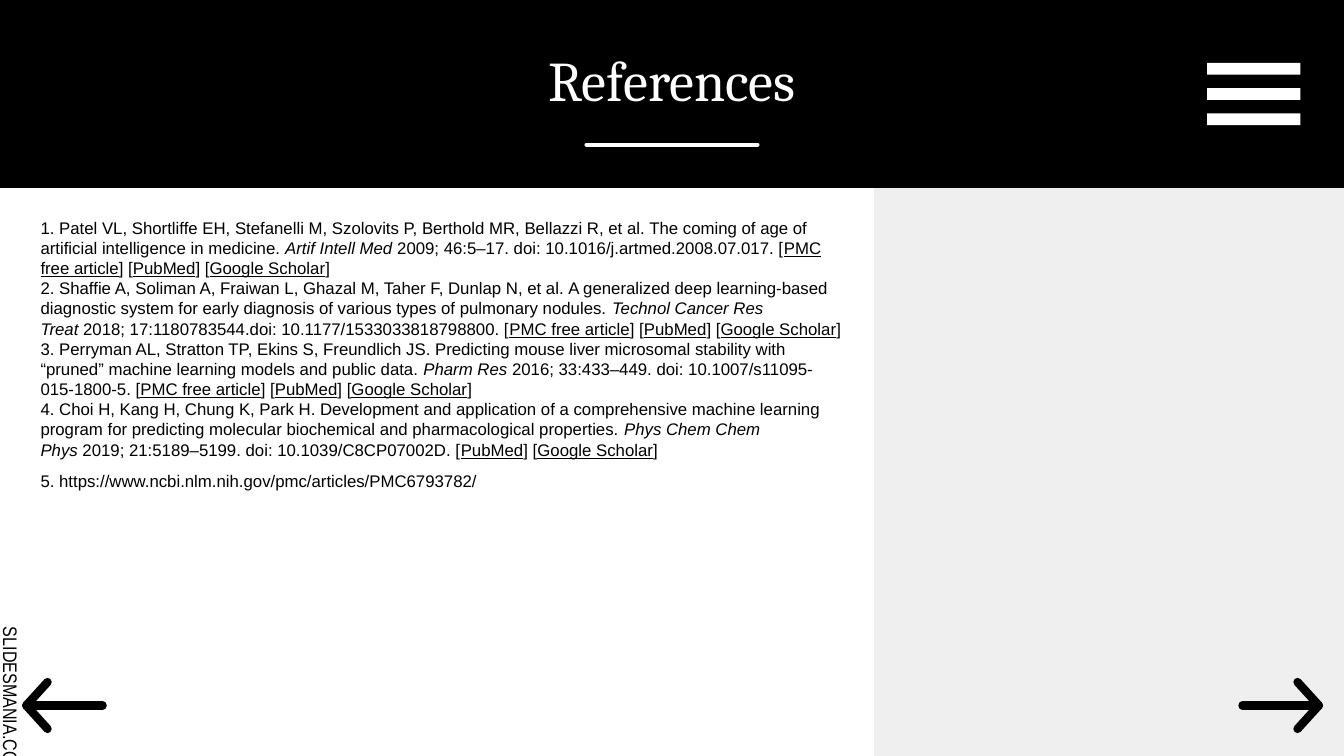
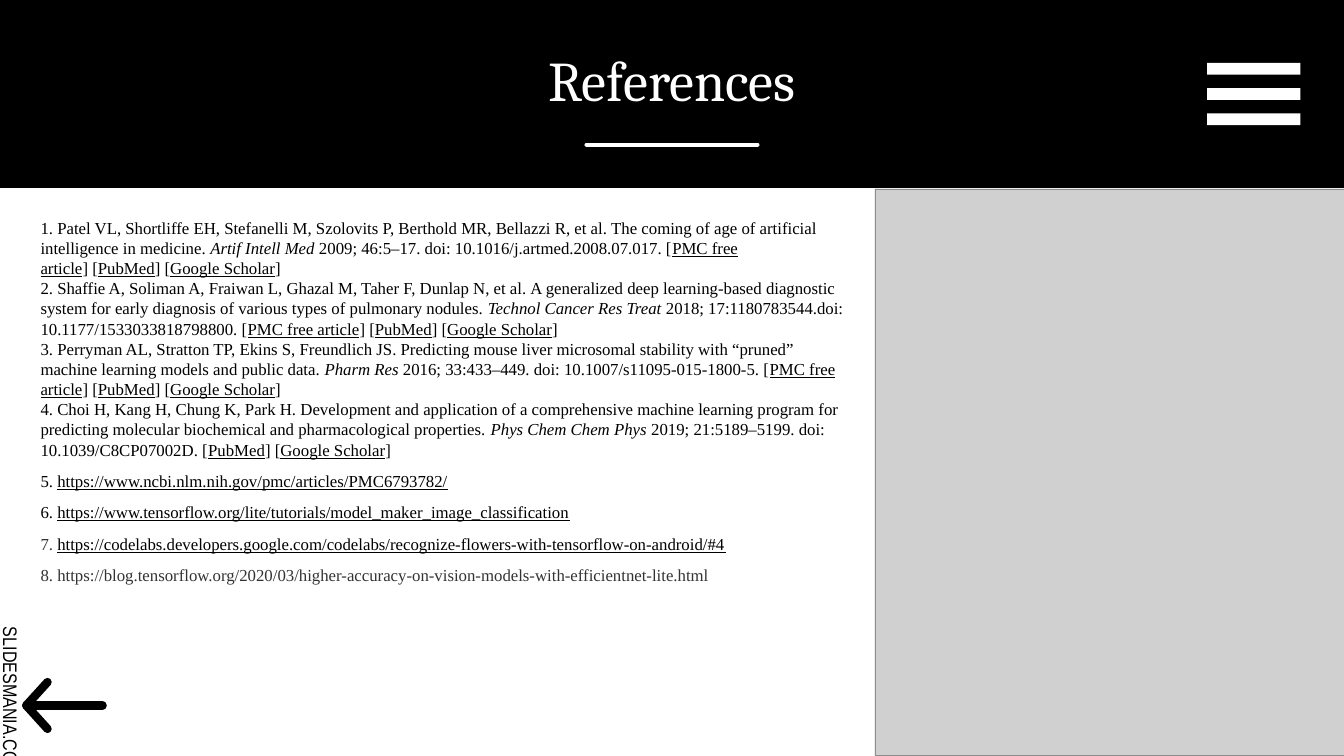
Before and after one commit to rushabh1605/Skin-Disease-Detection-Team-Technophile, a slide deck: slide 7 of Technophiles.pptx. Drawn at 1344x756 pixels with LibreOffice and Linux fonts; fonts in the diff are those of the drawing; grey boxes stand for pictures. Boxes give left, top, right and bottom in pixels: in the first picture for what was removed or moved away, otherwise in the second. Text is boxed around its words. In the diff, an @@ line names an element or a change of style, - is before the commit and + after.

```diff
--- a/Technophiles.pptx
+++ b/Technophiles.pptx
@@ picture added at [875,190,1344,756] @@
@@ text at [41,222,843,491]: font Arial to Times New Roman in "1. Patel VL, Shortliffe EH, Stefanelli M, ...", "2. Shaffie A, Soliman A, Fraiwan L, ...", "3. Perryman AL, Stratton TP, Ekins S, ...", "4. Choi H, Kang H, Chung K, ..." and 1 more places; underline on in "https://www.ncbi.nlm.nih.gov/pmc/articles/PMC6793782/" @@
@@ text at [41,506,724,585]: paragraphs added @@
+6. https://www.tensorflow.org/lite/tutorials/model_maker_image_classification
+7. https://codelabs.developers.google.com/codelabs/recognize-flowers-with-tensorflow-on-android/#4
+8. https://blog.tensorflow.org/2020/03/higher-accuracy-on-vision-models-with-efficientnet-lite.html
@@ line removed from (1298, 683) to (1319, 706) @@
@@ line removed from (1243, 706) to (1315, 706) @@
@@ line removed from (1298, 729) to (1319, 706) @@
```
Also in this commit, not shown: 5 other slides changed.
